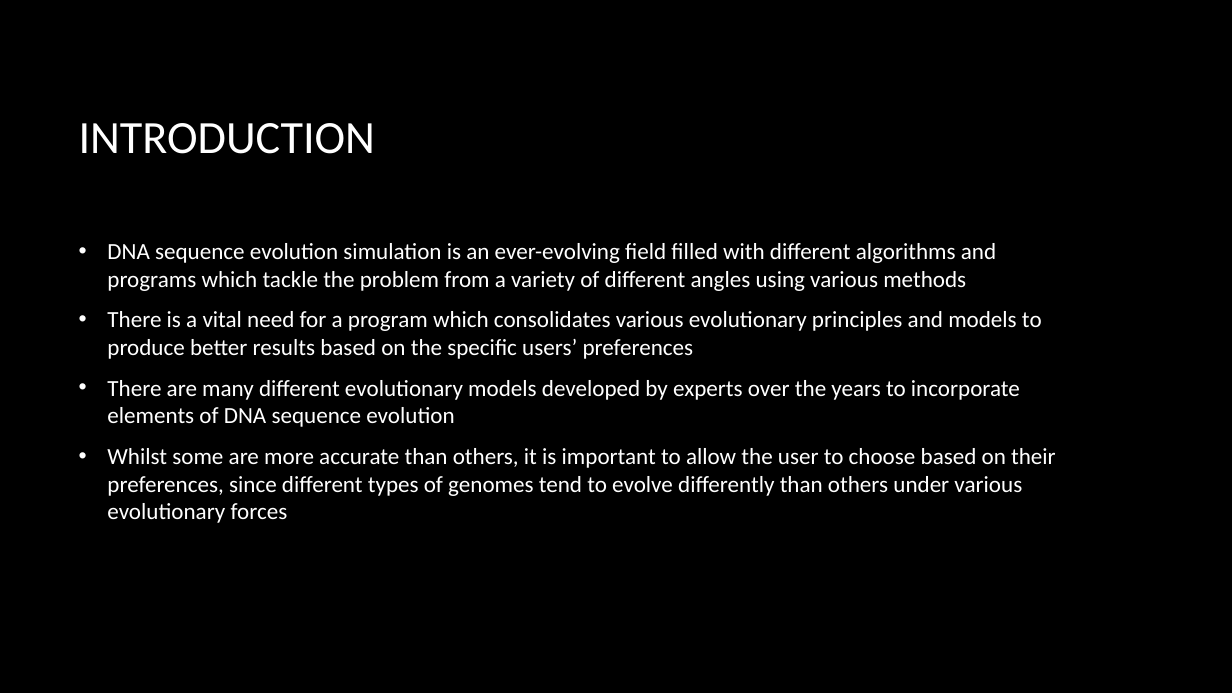
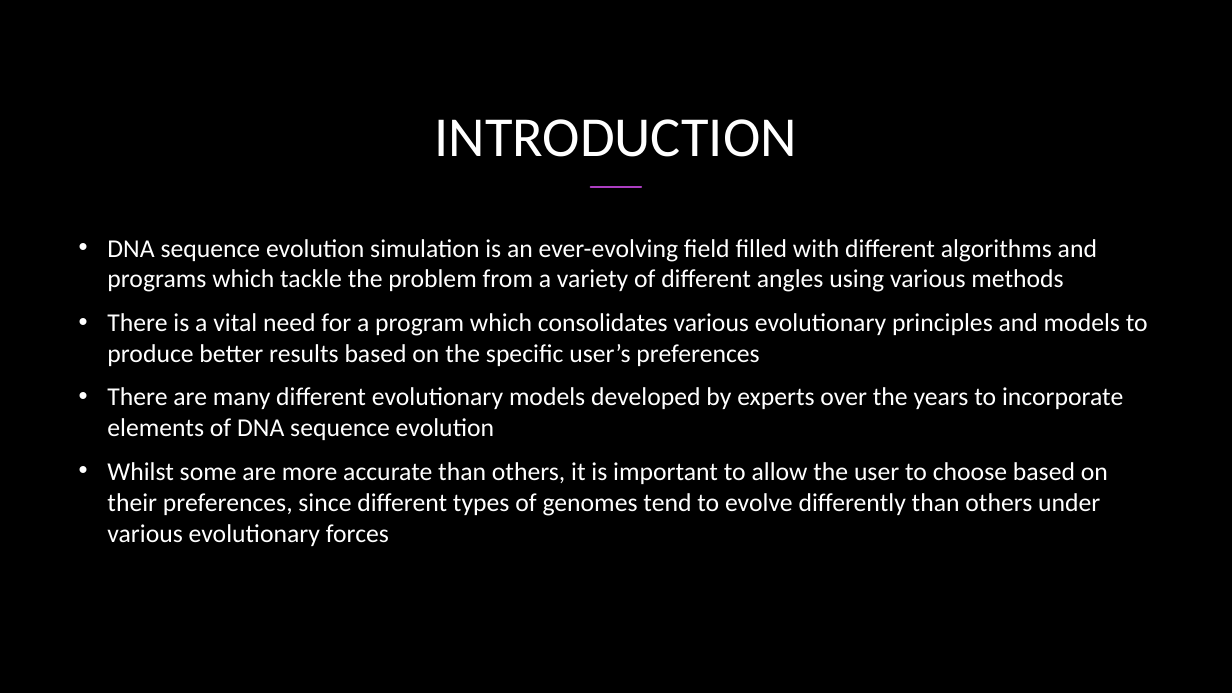
Before and after one commit to hakidehari/RepliClade, a slide deck: slide 2 of Repliclade_final/Repliclade.pptx. Drawn at 1232x693 pixels with LibreOffice and Linux fonts; fonts in the diff are those of the drawing; background and template pictures are left out. Boxes give left, top, right and bottom in pixels: in the first picture for what was removed or moved away, otherwise in the second. Text is boxed around its words. In the diff, an @@ line names an element or a change of style, - is before the commit and + after.

```diff
--- a/Repliclade_final/Repliclade.pptx
+++ b/Repliclade_final/Repliclade.pptx
@@ title "INTRODUCTION": place and size @@
-title "INTRODUCTION" at (79, 123, 375, 154)
+title "INTRODUCTION" at (435, 119, 797, 157)
@@ title "INTRODUCTION" at (435, 119, 797, 157): size 36 to 44 pt; alignment left to centre; vertical alignment middle to bottom @@
@@ line added from (591, 187) to (641, 187), #AC3EC1 1.5 pt @@
@@ text "DNA sequence evolution simulation is ..." at (107, 239, 1148, 546): vertical alignment middle to top @@
@@ text at (107, 239, 1123, 546): size 18 to 20 pt in "DNA sequence evolution simulation is an ever-evolving ...", "There are many different evolutionary models developed ...", "Whilst some are more accurate than others, ..." @@
@@ text at (107, 313, 1148, 366): text changed; size 18 to 20 pt @@
-• There is a vital need for a program which consolidates various evolutionary principles and models to produce better results based on the specific users’ preferences
+• There is a vital need for a program which consolidates various evolutionary principles and models to produce better results based on the specific user’s preferences
```
Also in this commit, not shown: 4 other slides changed, 15 slides added, 2 other files.
